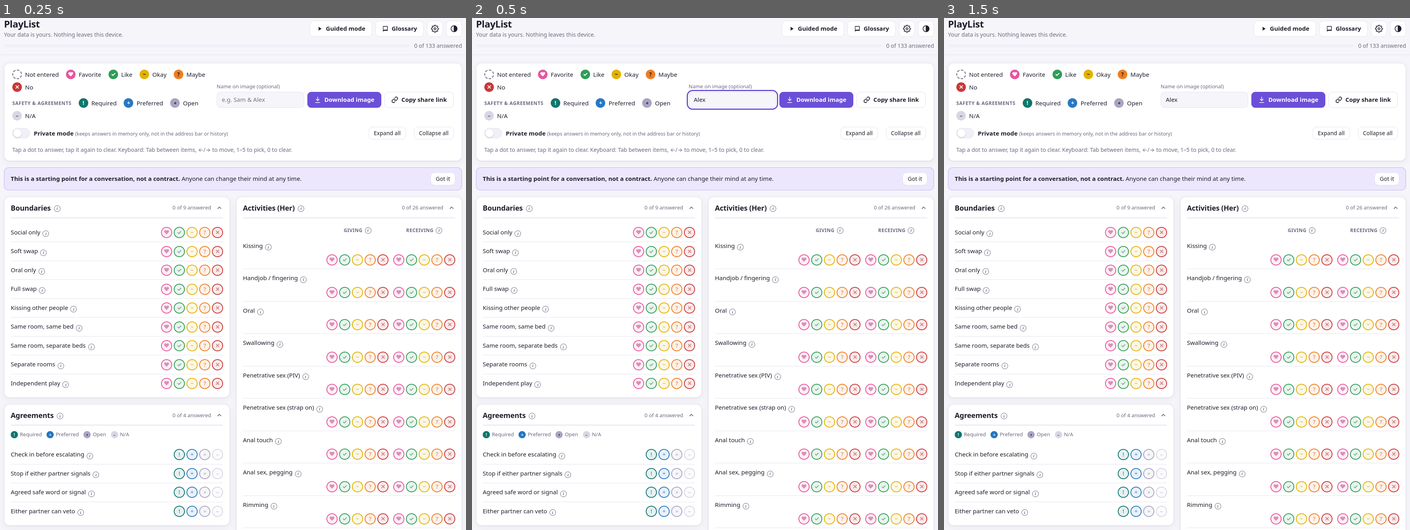
Above: before the commit, frames 1-3 (left to right).
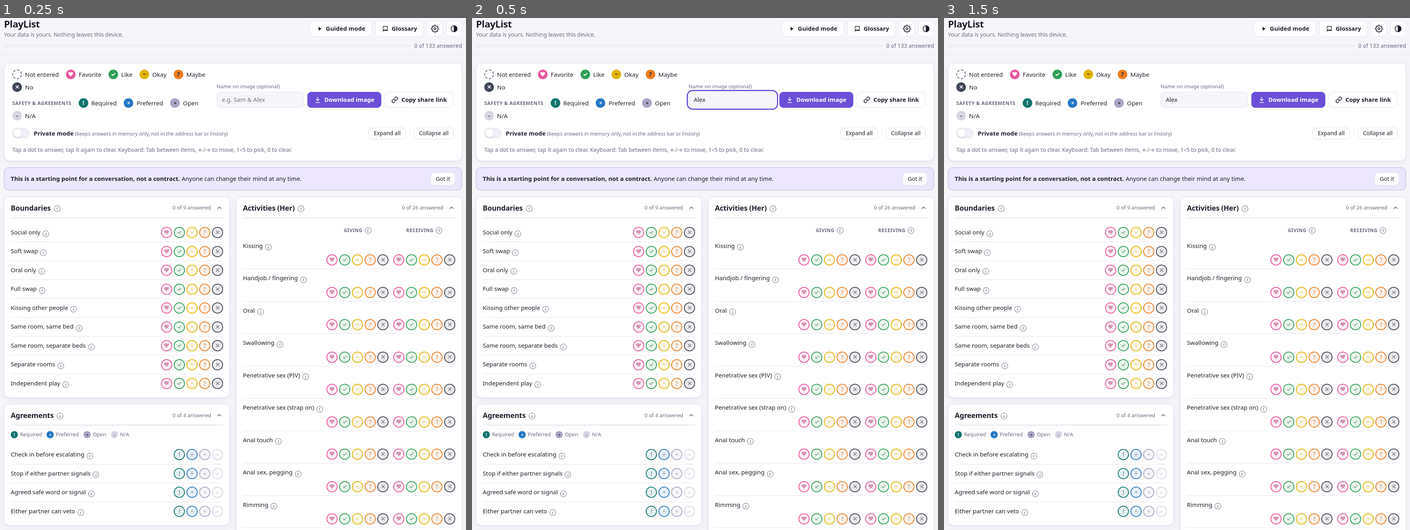
Above: after the commit, the same moments.

Repository: playstyler/PlayList
Game: browser game, page v1.1.0.html
Same seed, same stepped clock (60 frames per second), same inputs: the game is played once before the commit and once after it.
Inputs (mouse positions are in pixels of both pictures, inside the frame that each line leads up to):
- Up to frame 1 (0.25 s): no input
- Up to frame 2 (0.5 s): click (732, 99) at 0.27 s; type "Alex" at 0.27 s
- Up to frame 3 (1.5 s): click "Got it" at 0.52 s; hold Right from 1.03 s (still down); tap Space at 1.1 s

The runs differ from the first frame. In frame 1, 0.5% of the frame differs, in the area x 2-98%, y 12-99%; in frame 2, 0.5%; in frame 3, 0.5%.

Commit message:
Recolor No to dark slate so it's distinct from Favorite

Diff:
--- a/v1.1.0.html
+++ b/v1.1.0.html
@@ -37,6 +37,12 @@
                     color-scheme: dark;
                 }
             }
+            /* Dark mode: No keeps its dark slate fill and white X, with a light edge so it stands out on dark cards */
+            @media (prefers-color-scheme: dark) {
+                :root:not([data-theme="light"]) .lv5 { --c: #4A5162; --edge: #A3AABB; }
+                :root:not([data-theme="light"]) #ListError { color: #F7908A; }
+            }
+            :root[data-theme="dark"] .lv5 { --c: #4A5162; --edge: #A3AABB; }
             :root[data-theme="dark"] {
                 --bg: #15141B; --card: #1F1E28; --card-2: #282633; --text: #ECEAF4; --muted: #A19DB5;
                 --border: #34323F; --accent: #9C86FF; --accent-ink: #15141B; --accent-soft: #2D2843;
@@ -171,7 +177,7 @@
                 width: var(--sz); height: var(--sz); flex: none; border-radius: 50%;
                 display: inline-grid; place-items: center; padding: 0;
                 font-size: 14px; font-weight: 800; line-height: 1;
-                border: 2px solid var(--c); background: var(--c); color: var(--ink);
+                border: 2px solid var(--edge, var(--c)); background: var(--c); color: var(--ink);
             }
             .lv1 { --c: var(--l1); --ink: var(--l1-ink); }
             .lv2 { --c: var(--l2); --ink: var(--l2-ink); }
@@ -202,7 +208,7 @@
             .choices.has-sel .choice:not([aria-pressed="true"]):hover { opacity: .9; }
             .choice[aria-pressed="true"] {
                 background: var(--c); color: var(--ink); transform: scale(1.08);
-                box-shadow: 0 0 0 2px var(--card), 0 0 0 4px var(--c);
+                box-shadow: 0 0 0 2px var(--card), 0 0 0 4px var(--edge, var(--c));
             }
             .choice[aria-pressed="true"] .sym { opacity: 1; }
 
@@ -226,7 +232,8 @@
                 width: 100%; height: min(55vh, 520px); resize: vertical; padding: 12px; border-radius: 10px;
                 border: 1px solid var(--border); background: var(--bg); font-family: ui-monospace, SFMono-Regular, Menlo, Consolas, monospace; font-size: 13px;
             }
-            #ListError { color: var(--l5); font-weight: 600; }
+            #ListError { color: #B42318; font-weight: 600; }
+            :root[data-theme="dark"] #ListError { color: #F7908A; }
             #ListError:empty { display: none; }
             .g-meta { font-size: 13px; color: var(--muted); text-transform: uppercase; letter-spacing: .05em; font-weight: 700; }
             .g-item { font-size: 22px; font-weight: 700; margin: 0; }
@@ -490,7 +497,7 @@
                 { name: 'Like',        color: '#2E9E58', ink: '#FFFFFF', sym: '\u2713' }, // check
                 { name: 'Okay',        color: '#E2B203', ink: '#1F1D2B', sym: '~' },
                 { name: 'Maybe',       color: '#EF7D22', ink: '#1F1D2B', sym: '?' },
-                { name: 'No',          color: '#C93838', ink: '#FFFFFF', sym: '\u2715' }  // cross
+                { name: 'No',          color: '#3D4452', ink: '#FFFFFF', sym: '\u2715' }  // cross on dark slate: never confused with the pink Favorite, even with red-green colorblindness
             ];
             // Sections tagged [safety] use this scale instead. Same 0-5 storage, so links encode the same way.
             var SAFETY_LEVELS = [
